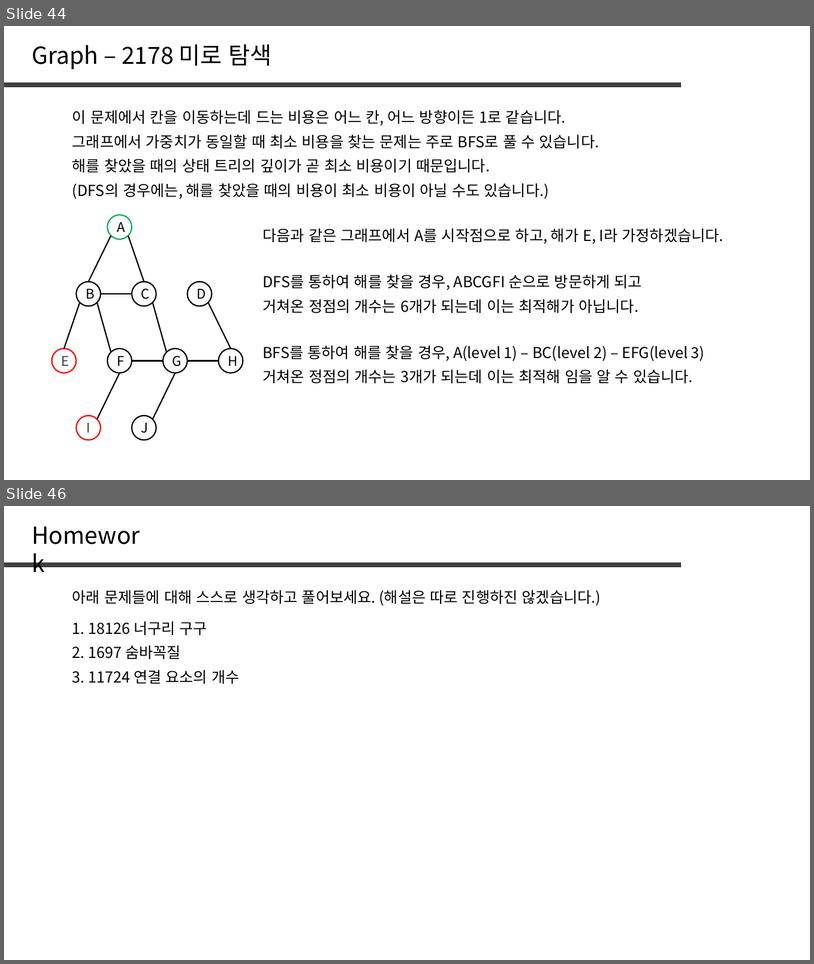
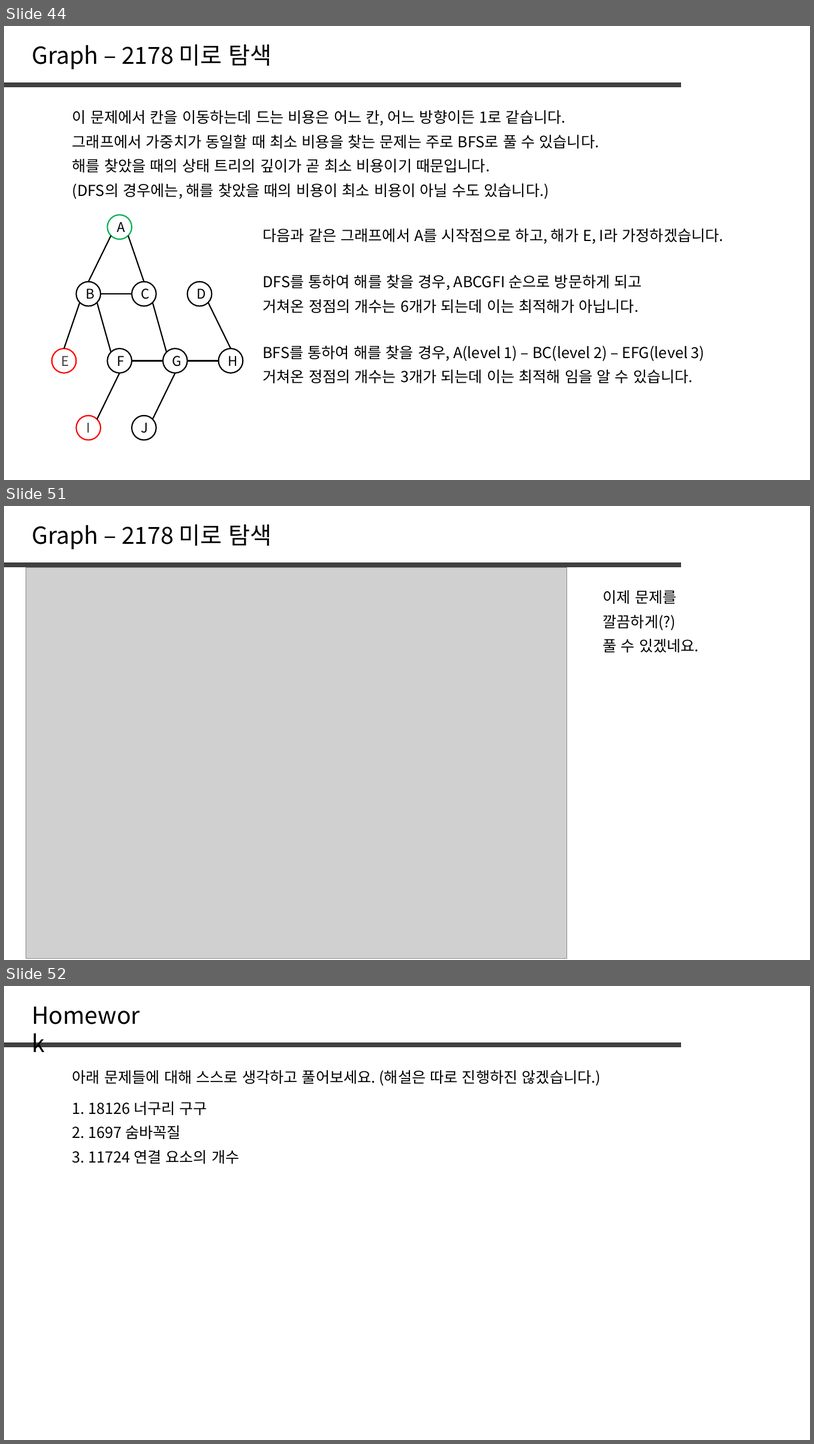
Before and after one commit to jaehoo1/PS-study, a slide deck: study/8_Tree, Graph.pptx. Shown one above the other, each under a label of ours: slides 44 and 46 before the commit, slides 44, 51 and 52 after it; the slides between them are not shown. The pictures are 814x964 and 814x1444 pixels, drawn with LibreOffice and Linux fonts; fonts in the diff are those of the drawing; grey boxes stand for pictures. Boxes give left, top, right and bottom in pixels: in the first picture for what was removed or moved away, otherwise in the second. Text is boxed around its words. In the diff, an @@ line names an element or a change of style, - is before the commit and + after.

```diff
--- a/study/8_Tree, Graph.pptx
+++ b/study/8_Tree, Graph.pptx
@@ slide 51 added at (x1=4, y1=506, x2=810, y2=960), background #FFFFFF @@
@@ text added at (x1=32, y1=524, x2=272, y2=549), 28 pt, text #000000 @@
+Graph – 2178 미로 탐색
@@ line added from (4, 565) to (681, 565), #404040 6 pt @@
@@ picture added at (x1=26, y1=568, x2=567, y2=958) @@
@@ text added at (x1=603, y1=590, x2=677, y2=604), 18 pt, text #000000 @@
+이제 문제를
@@ text added at (x1=603, y1=615, x2=677, y2=630), 18 pt, text #000000 @@
+깔끔하게(?)
@@ text added at (x1=603, y1=639, x2=699, y2=652), 18 pt, text #000000 @@
+풀 수 있겠네요.
@@ what was slide 46 is now slide 52 @@
```
Also in this commit, not shown: 1 slide changed, 6 other slides added, 1 slide removed.
